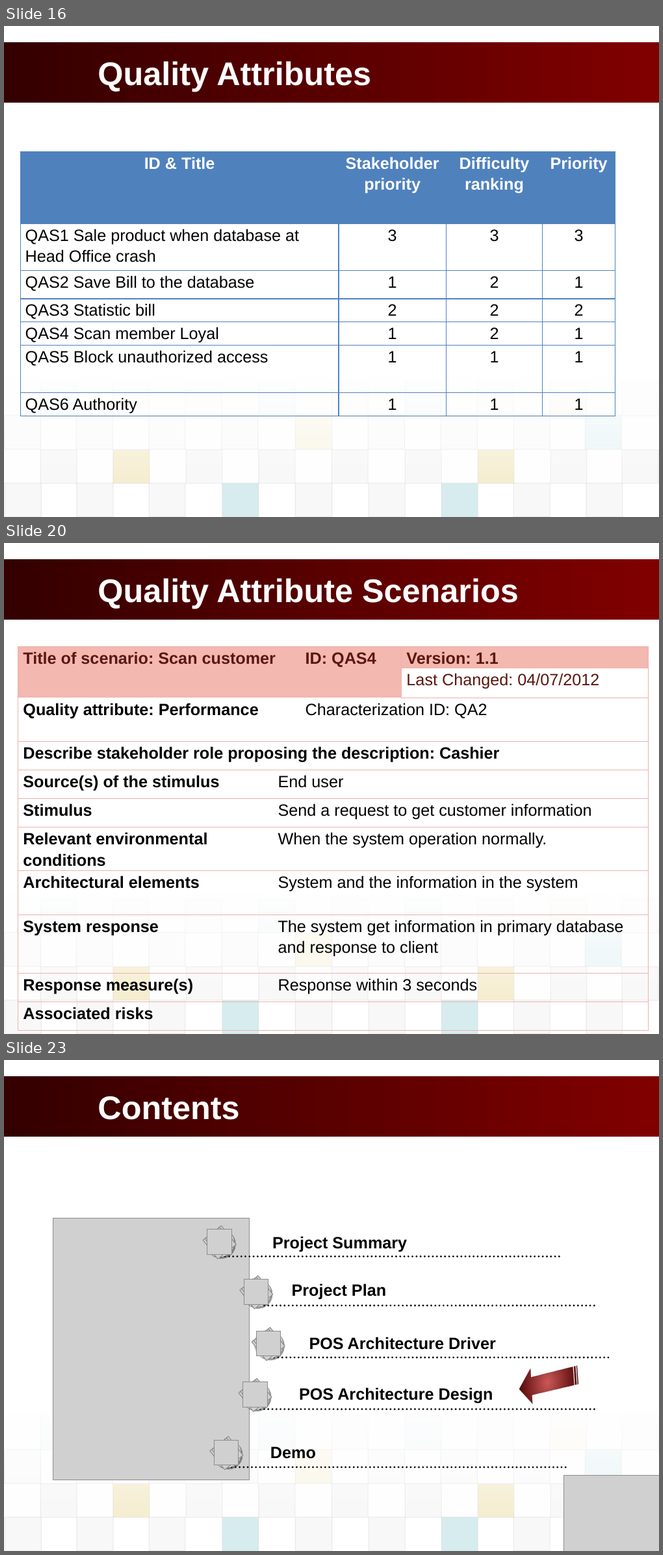
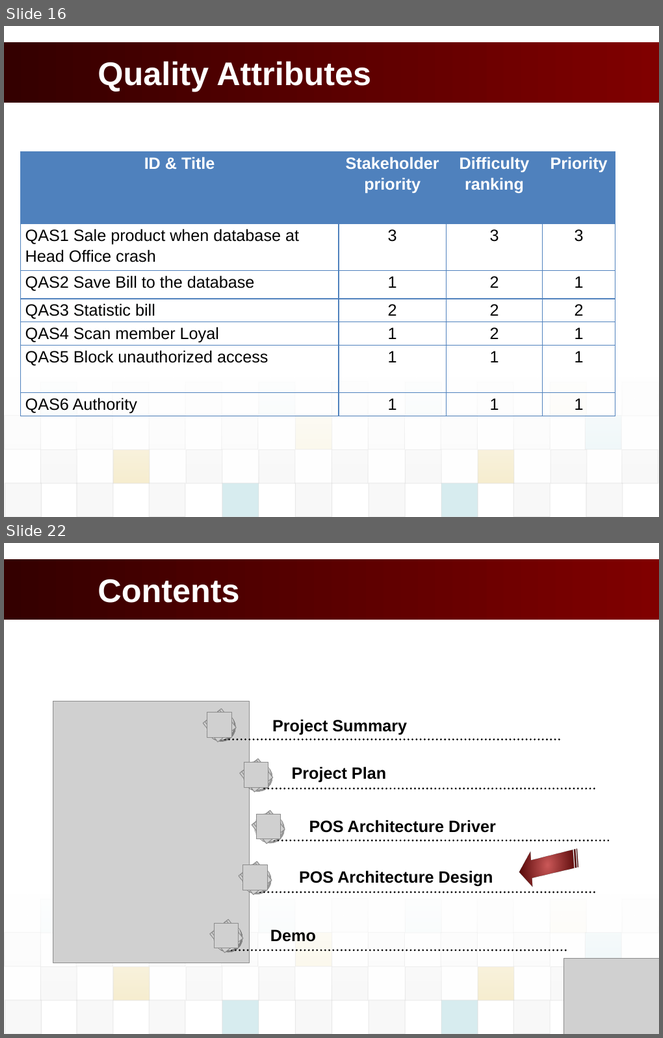
Before and after one commit to vucongthuc/hit-team-2012, a slide deck: Architect and Design/Final Project/K15T2_Team2_FinalProject/POS_Presentation/POS_PresentationSlide.pptx. Shown one above the other, each under a label of ours: slides 16, 20 and 23 before the commit, slides 16 and 22 after it; the slides between them are not shown. The pictures are 663x1555 and 663x1038 pixels, drawn with LibreOffice and Linux fonts; fonts in the diff are those of the drawing; grey boxes stand for pictures; background and template pictures are left out. Boxes give left, top, right and bottom in pixels: in the first picture for what was removed or moved away, otherwise in the second. Text is boxed around its words. In the diff, an @@ line names an element or a change of style, - is before the commit and + after.

```diff
--- a/Architect and Design/Final Project/K15T2_Team2_FinalProject/POS_Presentation/POS_PresentationSlide.pptx
+++ b/Architect and Design/Final Project/K15T2_Team2_FinalProject/POS_Presentation/POS_PresentationSlide.pptx
@@ slide 20 removed at box(4, 543, 659, 1034), background #FFFFFF; not listed: 38 template elements that a slide beside it also shows @@
@@ title removed at box(98, 578, 519, 609) @@
-Quality Attribute Scenarios
@@ table removed at box(18, 646, 649, 1034), 11 rows, 4 columns @@
-Title of scenario: Scan customer |  | ID: QAS4 | Version: 1.1
- |  |  | Last Changed: 04/07/2012
-Quality attribute: Performance |  | Characterization ID: QA2 | 
-Describe stakeholder role proposing the description: Cashier |  |  | 
-Source(s) of the stimulus | End user |  | 
-Stimulus | Send a request to get customer information |  | 
-Relevant environmental conditions | When the system operation normally. |  | 
-Architectural elements | System and the information in the system |  | 
-System response | The system get information in primary database and response to client |  | 
-Response measure(s) | Response within 3 seconds |  | 
-Associated risks |  |  | 
@@ what was slide 23 is now slide 22 @@
```
Also in this commit, not shown: 12 slides changed, 1 other file.
